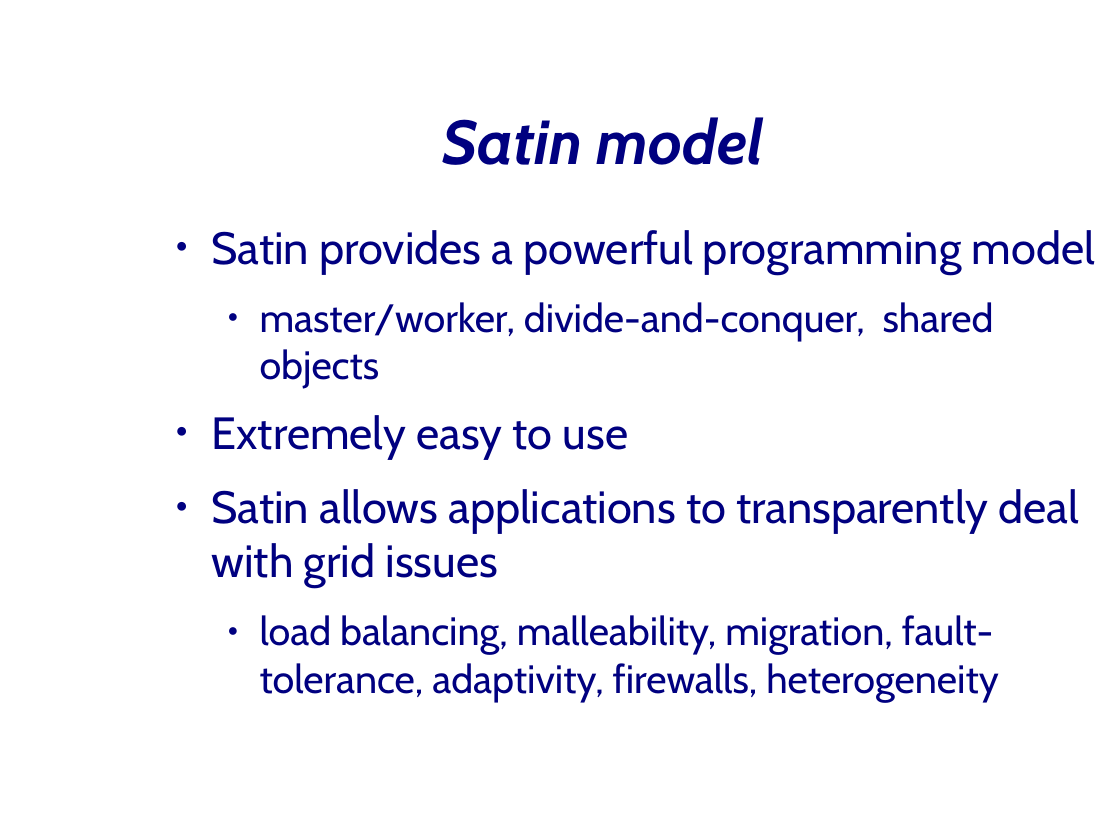
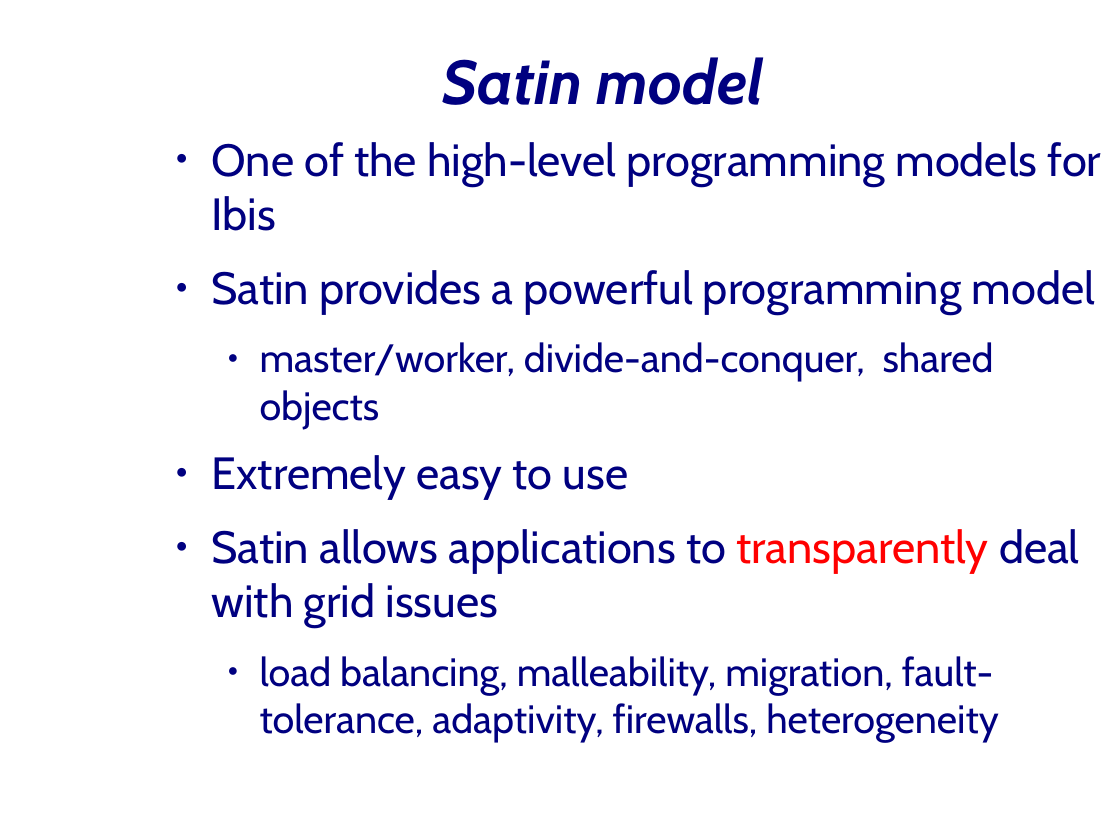
Before and after one commit to JungleComputing/barnes-demo, a slide deck: slide 4 of presentation.odp (slide 15 before the commit). Drawn at 1120x840 pixels with LibreOffice and Linux fonts; fonts in the diff are those of the drawing; background and template pictures are left out. Boxes give left, top, right and bottom in pixels: in the first picture for what was removed or moved away, otherwise in the second. Text is boxed around its words. In the diff, an @@ line names an element or a change of style, - is before the commit and + after.

```diff
--- a/presentation.odp
+++ b/presentation.odp
@@ title "Satin model": place and size @@
-title "Satin model" at (442, 117, 764, 165)
+title "Satin model" at (442, 57, 764, 105)
@@ text "One of the high-level programming ...": place and size @@
-text "One of the high-level programming ..." at (212, 230, 1095, 702)
+text "One of the high-level programming ..." at (212, 142, 1102, 742)
@@ text at (212, 142, 1102, 231): paragraph added @@
+● One of the high-level programming models for Ibis
@@ text at (212, 529, 1080, 628): text colour #000080 to #FF0000 in "transparently" @@
```
Also in this commit, not shown: 7 other slides changed, 3 slides added, 1 slide removed.
